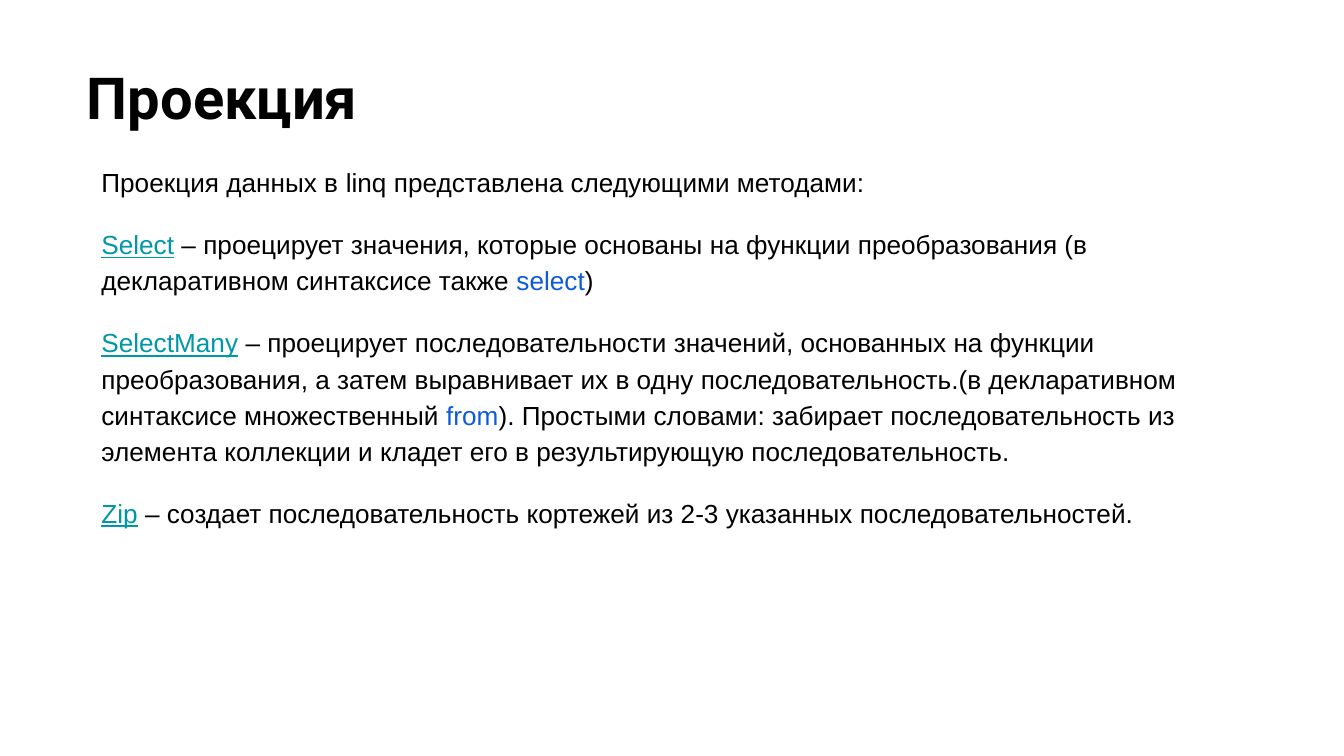
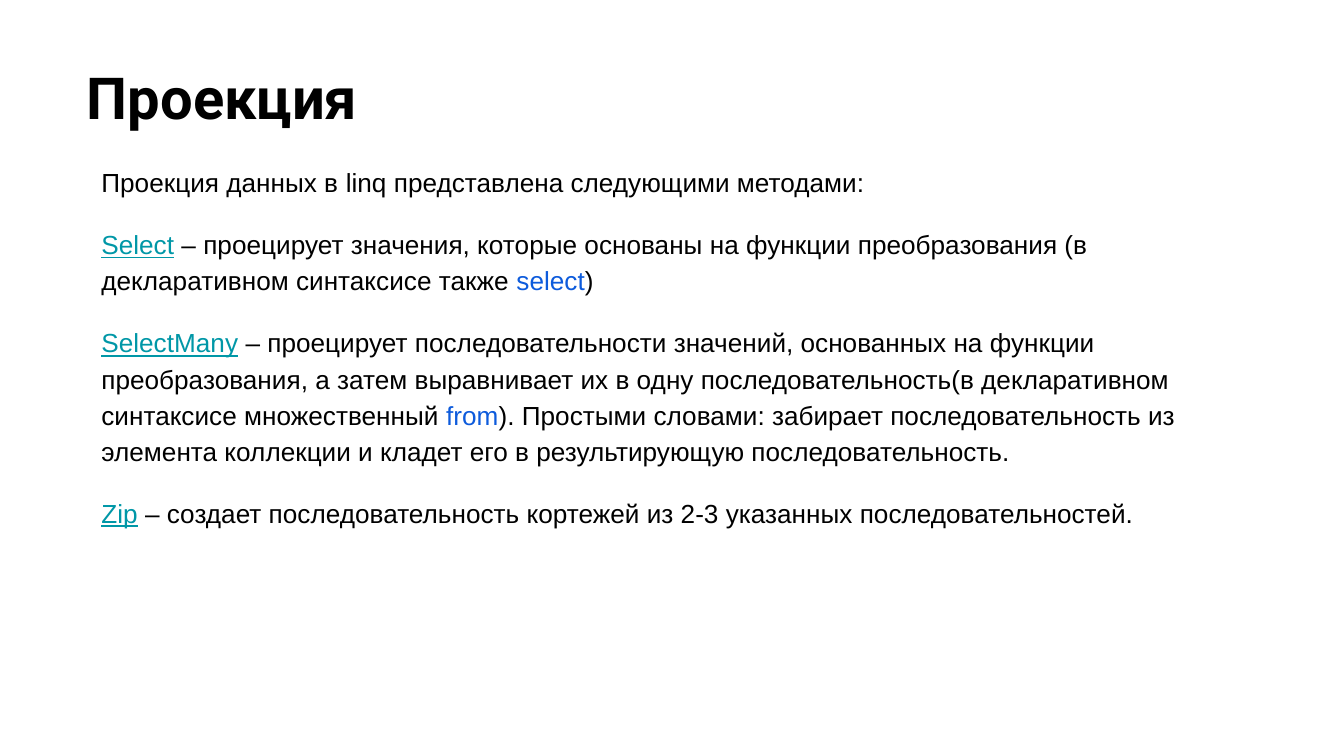
Before and after one commit to NilovPavel/LessonsLinq, a slide deck: slide 14 of LinqOperators.pptx. Drawn at 1344x756 pixels with LibreOffice and Linux fonts; fonts in the diff are those of the drawing; background and template pictures are left out. Boxes give left, top, right and bottom in pixels: in the first picture for what was removed or moved away, otherwise in the second. Text is boxed around its words. In the diff, an @@ line names an element or a change of style, - is before the commit and + after.

```diff
--- a/LinqOperators.pptx
+++ b/LinqOperators.pptx
@@ text at box(101, 332, 1175, 466): text changed @@
-SelectMany – проецирует последовательности значений, основанных на функции преобразования, а затем выравнивает их в одну последовательность.(в декларативном синтаксисе множественный from). Простыми словами: забирает последовательность из элемента коллекции и кладет его в результирующую последовательность.
+SelectMany – проецирует последовательности значений, основанных на функции преобразования, а затем выравнивает их в одну последовательность(в декларативном синтаксисе множественный from). Простыми словами: забирает последовательность из элемента коллекции и кладет его в результирующую последовательность.
```
Also in this commit, not shown: 1 other slide changed, 1 other file.
